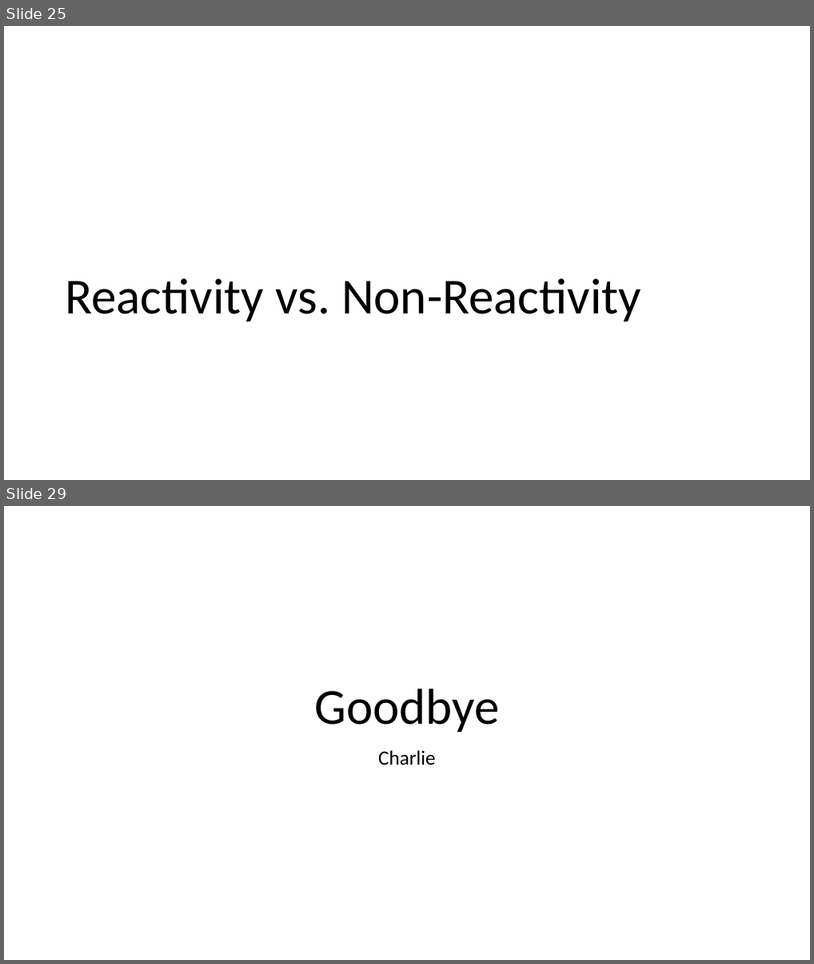
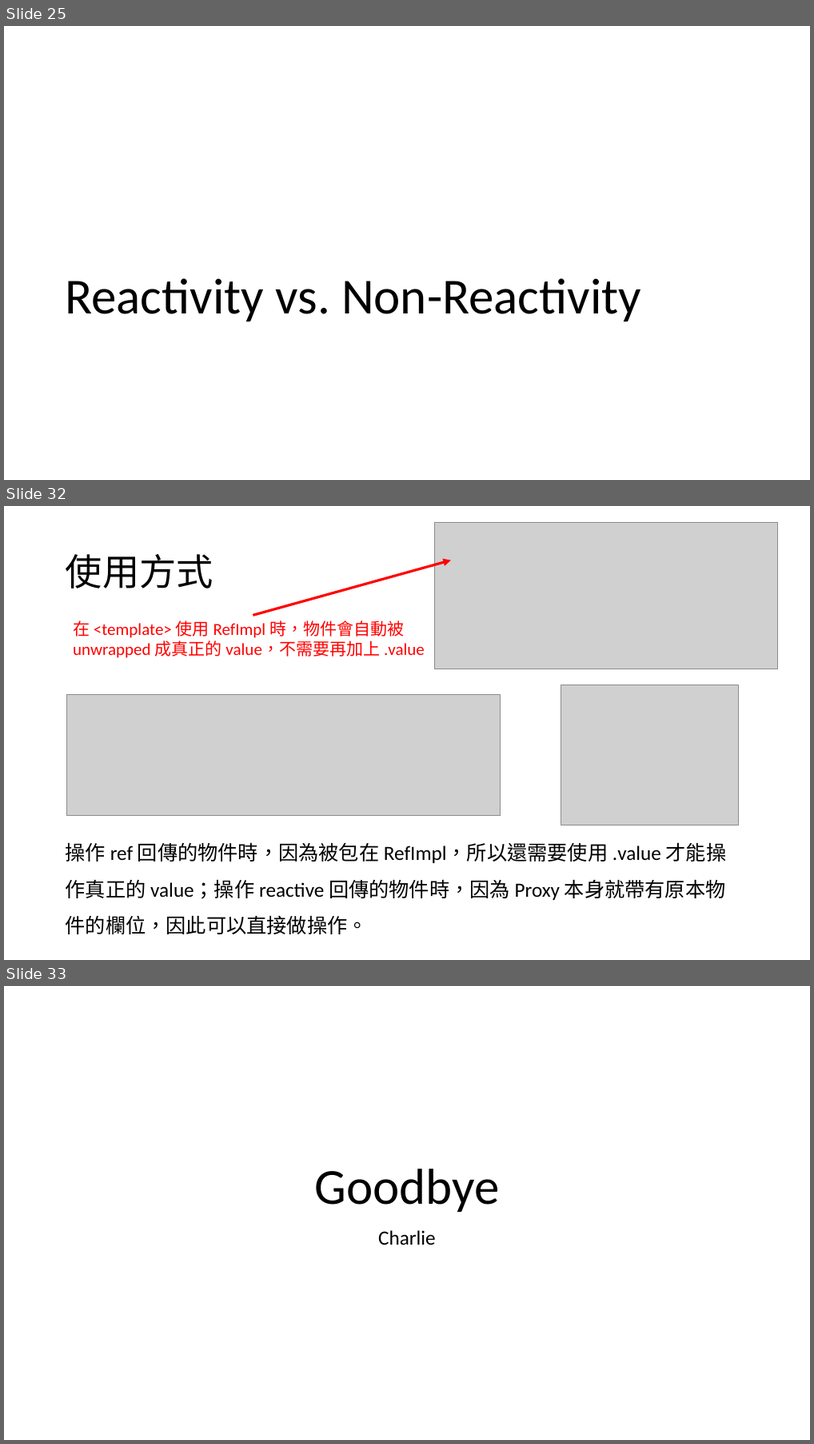
Before and after one commit to michael-ouyang-projects/vue3-practice, a slide deck: VUE3.pptx. Shown one above the other, each under a label of ours: slides 25 and 29 before the commit, slides 25, 32 and 33 after it; the slides between them are not shown. The pictures are 814x964 and 814x1444 pixels, drawn with LibreOffice and Linux fonts; fonts in the diff are those of the drawing; grey boxes stand for pictures. Boxes give left, top, right and bottom in pixels: in the first picture for what was removed or moved away, otherwise in the second. Text is boxed around its words. In the diff, an @@ line names an element or a change of style, - is before the commit and + after.

```diff
--- a/VUE3.pptx
+++ b/VUE3.pptx
@@ slide 32 added at [4,506,810,960], background #FFFFFF @@
@@ picture added at [434,522,778,668] @@
@@ title added at [66,554,214,588], 44 pt, text #000000 @@
+使用方式
@@ arrow added from (254, 615) to (451, 560), #FF0000 3 pt @@
@@ text added at [73,620,425,658], 20 pt, text #FF0000 @@
+在 <template> 使用 RefImpl 時，物件會自動被 unwrapped 成真正的 value，不需要再加上 .value
@@ picture added at [67,694,501,815] @@
@@ picture added at [561,684,739,825] @@
@@ text added at [66,842,727,934], 24 pt, text #000000 @@
+操作 ref 回傳的物件時，因為被包在 RefImpl，所以還需要使用 .value 才能操作真正的 value；操作 reactive 回傳的物件時，因為 Proxy 本身就帶有原本物件的欄位，因此可以直接做操作。
@@ what was slide 29 is now slide 33 @@
```
Also in this commit, not shown: 11 slides changed, 3 other slides added.
